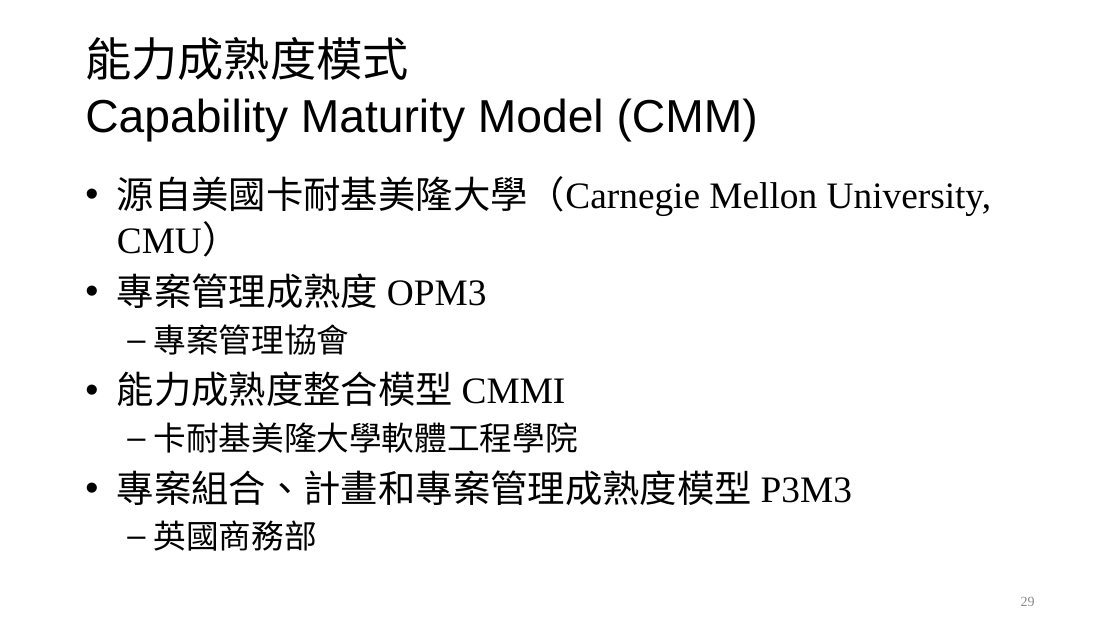
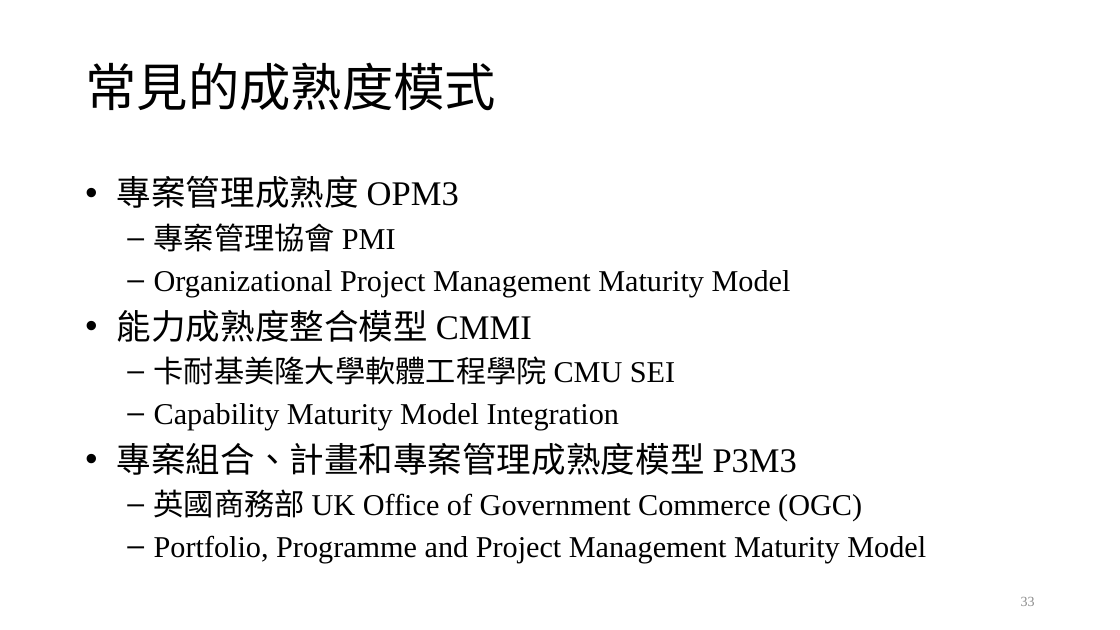
Before and after one commit to ywdeng/uscojywdeng, a slide deck: slide 33 of src/assets/1091/ProjectManagement/CH01/01.pptx (slide 29 before the commit). Drawn at 1120x630 pixels with LibreOffice and Linux fonts; fonts in the diff are those of the drawing. Boxes give left, top, right and bottom in pixels: in the first picture for what was removed or moved away, otherwise in the second. Text is boxed around its words. In the diff, an @@ line names an element or a change of style, - is before the commit and + after.

Commit message:
Edit Project Management Chapter 1 PPT

```diff
--- a/src/assets/1091/ProjectManagement/CH01/01.pptx
+++ b/src/assets/1091/ProjectManagement/CH01/01.pptx
@@ title at [85,62,496,111]: text changed; size 39.6 to 44 pt @@
-能力成熟度模式
-Capability Maturity Model (CMM)
+常見的成熟度模式
@@ text at [117,176,992,257]: paragraph removed @@
-• 源自美國卡耐基美隆大學（Carnegie Mellon University, CMU）
@@ text at [117,176,797,475]: size 32 to 29.6 pt in "專案管理成熟度 OPM3", "能力成熟度整合模型 CMMI", "專案組合、計畫和專案管理成熟度模型 P3M3" @@
@@ text at [154,223,791,297]: text changed; size 28 to 25.9 pt @@
-  – 專案管理協會
+  – 專案管理協會 PMI
+  – Organizational Project Management Maturity Model
@@ text at [154,356,675,430]: text changed; size 28 to 25.9 pt @@
-  – 卡耐基美隆大學軟體工程學院
+  – 卡耐基美隆大學軟體工程學院 CMU SEI
+  – Capability Maturity Model Integration
@@ text at [154,489,926,563]: text changed; size 28 to 25.9 pt @@
-  – 英國商務部
+  – 英國商務部 UK Office of Government Commerce (OGC)
+  – Portfolio, Programme and Project Management Maturity Model
@@ page number at [1021,597,1035,606]: text changed @@
-29
+33
```
Also in this commit, not shown: 12 other slides changed, 9 slides added, 6 other files.
